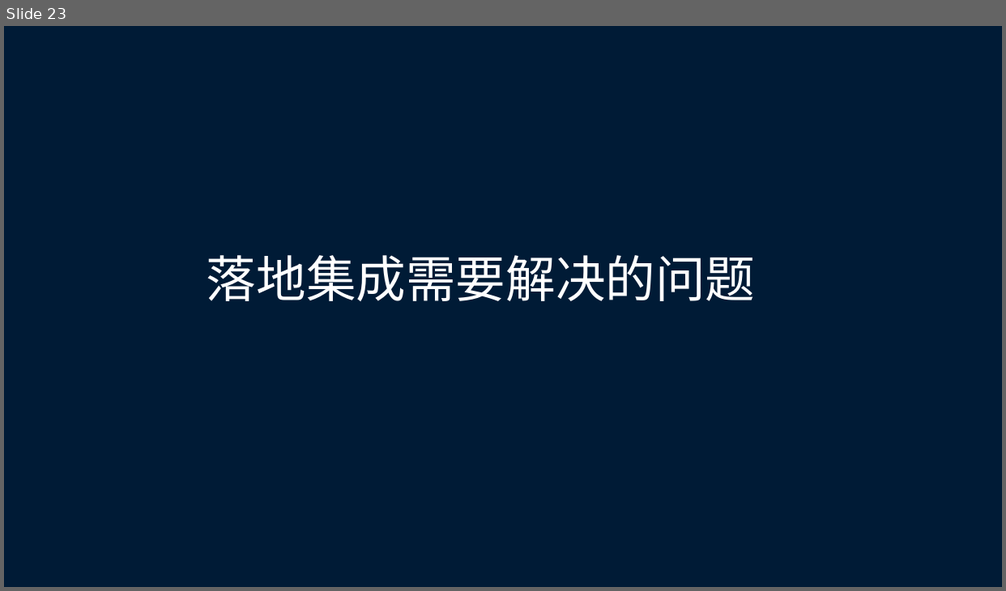
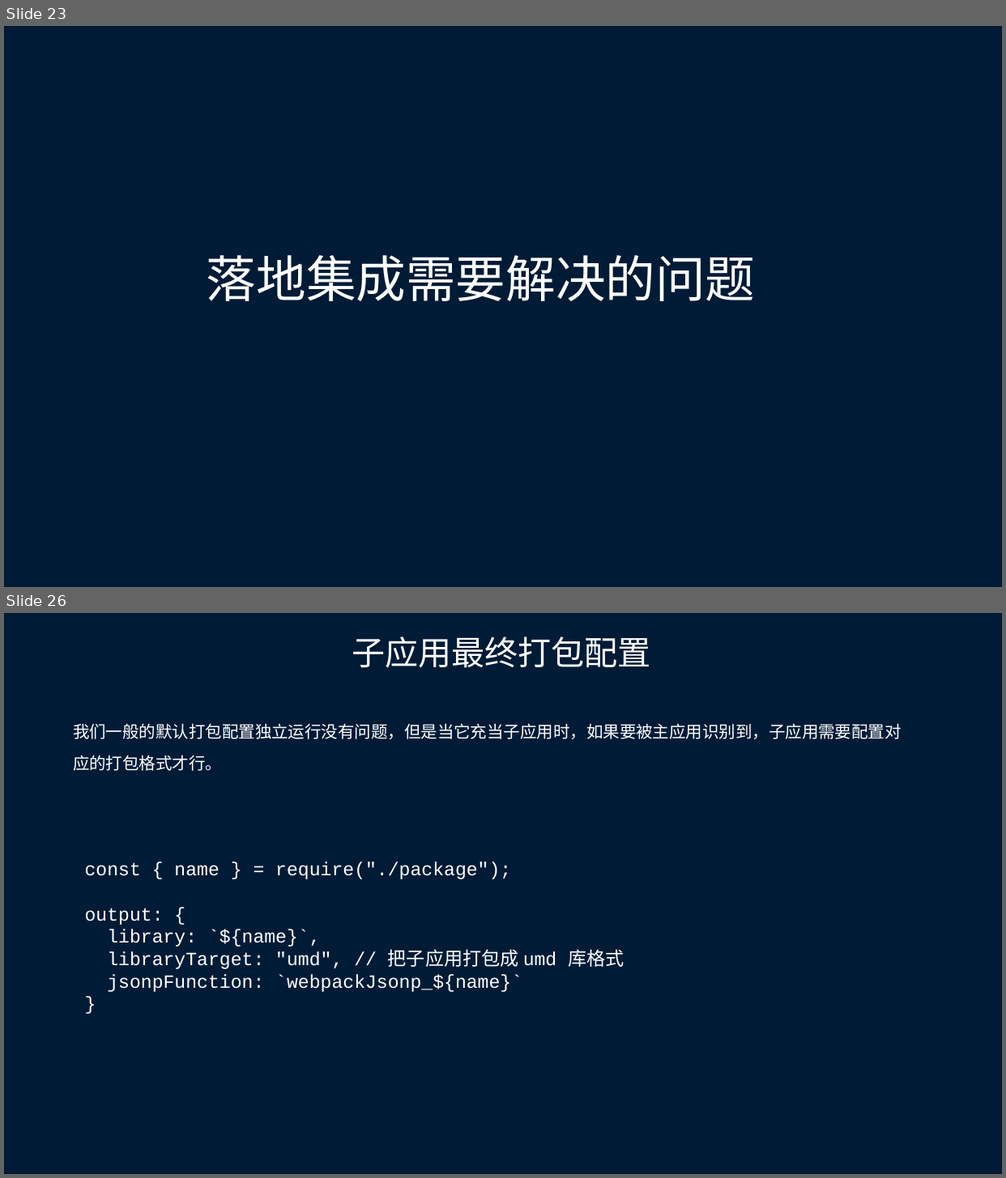
Before and after one commit to cookiepool/summary, a slide deck: 微前端.pptx. Shown one above the other, each under a label of ours: slide 23 before the commit, slides 23 and 26 after it; the slides between them are not shown. The pictures are 1006x591 and 1006x1178 pixels, drawn with LibreOffice and Linux fonts; fonts in the diff are those of the drawing. Boxes give left, top, right and bottom in pixels: in the first picture for what was removed or moved away, otherwise in the second. Text is boxed around its words. In the diff, an @@ line names an element or a change of style, - is before the commit and + after.

```diff
--- a/微前端.pptx
+++ b/微前端.pptx
@@ slide 26 added at [4, 613, 1002, 1174], background #001B36 @@
@@ text added at [351, 636, 651, 668], 32 pt, text #FFFFFF @@
+子应用最终打包配置
@@ text added at [73, 723, 901, 771], 16 pt, text #FFFFFF @@
+我们一般的默认打包配置独立运行没有问题，但是当它充当子应用时，如果要被主应用识别到，子应用需要配置对应的打包格式才行。
@@ text added at [85, 862, 624, 992], 18 pt, text #FFFFFF @@
+const { name } = require("./package");
+output: {
+library: `${name}`,
+libraryTarget: "umd", // 把子应用打包成 umd 库格式
+jsonpFunction: `webpackJsonp_${name}`
+}
```
Also in this commit, not shown: 2 slides changed.
